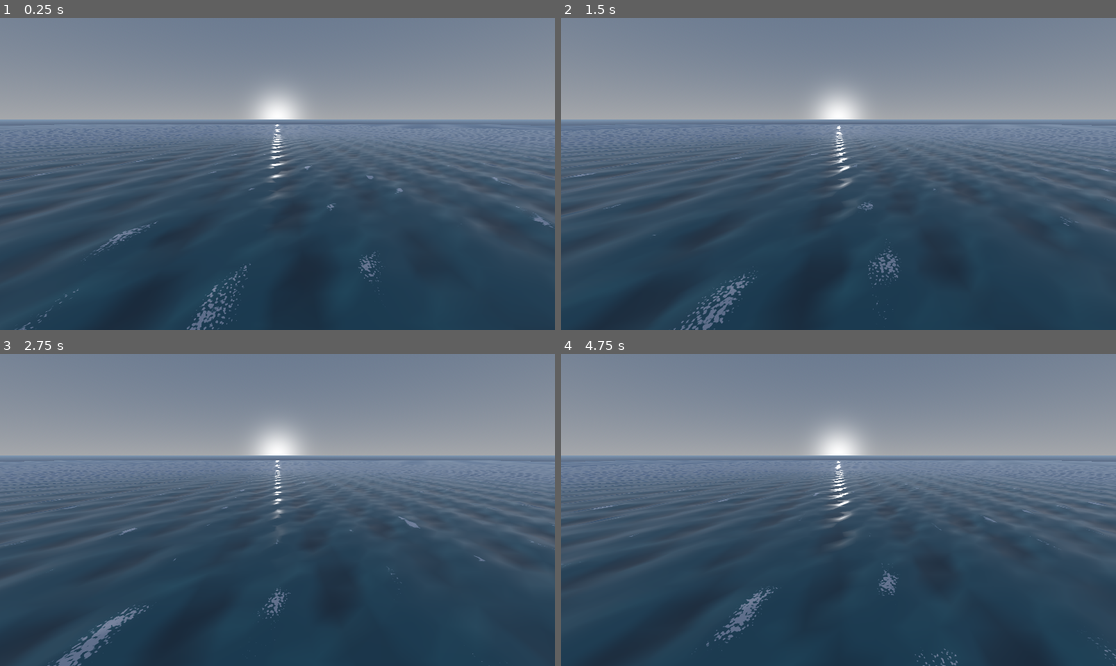
Above: before the commit, frames 1-4 (two rows, left to right).
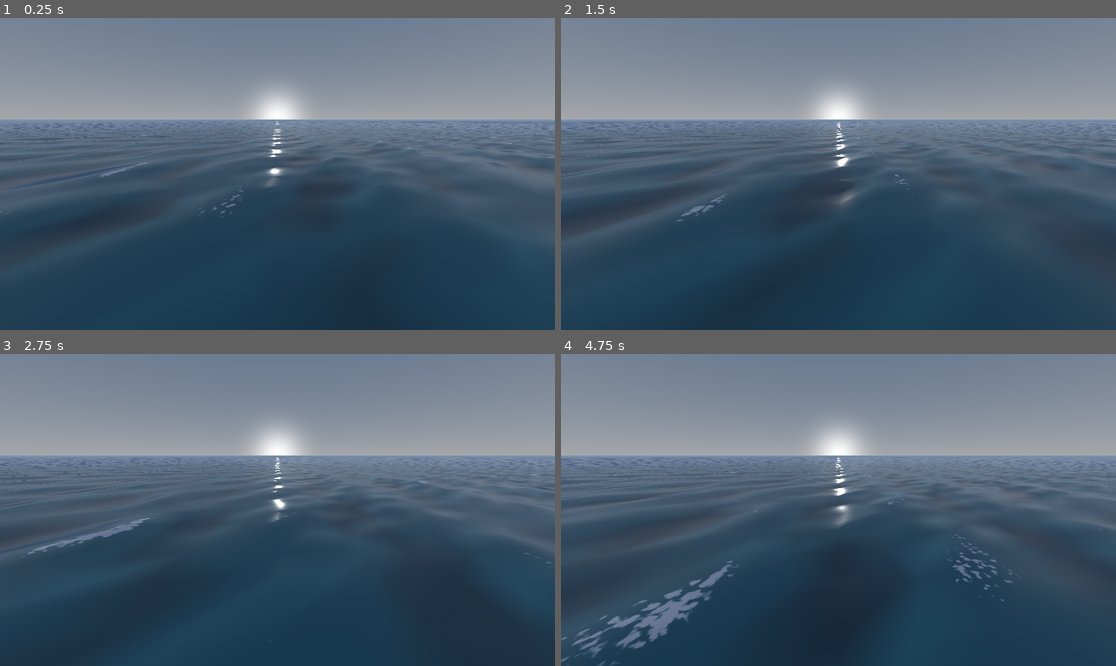
Above: after the commit, the same moments.

Repository: UrHighnez/ocean-simulation
Game: Godot game, scene res://world.tscn
The game is run twice, just before and just after one commit, with the same random seed, the same clock (stepped at 60 frames per second) and the same inputs.
Inputs:
- Up to frame 1 (0.25 s): no input
- Up to frame 2 (1.5 s): no input
- Up to frame 3 (2.75 s): no input
- Up to frame 4 (4.75 s): no input

The runs differ from the first frame. In frame 1, 3.7% of the frame differs, in the area x 0-100%, y 33-100%; in frame 2, 3.6%; in frame 3, 3.7%; in frame 4, 5.3%.

Commit message:
add phase warping

Diff:
--- a/ocean.gdshader
+++ b/ocean.gdshader
@@ -9,9 +9,9 @@
 uniform float deep_level = -0.05;
 uniform float time_scale = 0.1;
 
-uniform vec4 wave_a = vec4(0.5, 0.0, 0.1, 5.0);
-uniform vec4 wave_b = vec4(0.4, 0.3, 0.075, 3.0);
-uniform vec4 wave_c = vec4(-0.1, 0.15, 0.05, 2.0);
+uniform vec4 wave_a = vec4(5.1, 0.3, 1.7, 52);
+uniform vec4 wave_b = vec4(0.43, 0.31, 0.077, 3.1);
+uniform vec4 wave_c = vec4(-0.12, 0.13, 0.054, 2.3);
 
 uniform float fade_start = 30.0;
 uniform float fade_end = 80.0;
@@ -27,15 +27,15 @@
 varying float horizon_fade_var;
 varying vec2 world_xz_var;
 
-vec3 gerstner_wave(vec4 wave, vec3 p, float time, float multiplier) {
+vec3 gerstner_wave(vec4 wave, vec3 p, float time, float multiplier, float phase_offset) {
     float steepness = wave.z * multiplier;
     float wavelength = wave.w;
 
     float k = 2.0 * PI / wavelength;
     float c = sqrt(9.8 / k);
+    vec2 d = normalize(wave.xy);
 
-    vec2 d = normalize(wave.xy);
-    float f = k * (dot(d, p.xz) - c * time * time_scale);
+    float f = k * (dot(d, p.xz) - c * time * time_scale) + phase_offset;
     float a = steepness / k;
 
     return vec3(
@@ -45,32 +45,38 @@
     );
 }
 
-vec3 get_wave_displacement(vec3 p, float time, float multiplier) {
+vec3 get_wave_displacement(vec3 p, float time, float multiplier, float phase_offset) {
     vec3 d = vec3(0.0);
-    d += gerstner_wave(wave_a, p, time, multiplier);
-    d += gerstner_wave(wave_b, p, time, multiplier);
-    d += gerstner_wave(wave_c, p, time, multiplier);
+    // Wir multiplizieren die Zeit für Welle B und C minimal (z.B. * 1.1),
+    // damit sie nicht für immer synchron mit Welle A laufen.
+    d += gerstner_wave(wave_a, p, time, multiplier, phase_offset);
+    d += gerstner_wave(wave_b, p, time * 1.1, multiplier, phase_offset * 1.2);
+    d += gerstner_wave(wave_c, p, time * 0.9, multiplier, phase_offset * 1.5);
     return d;
 }
 
 void vertex() {
     vec3 world_pos = (MODEL_MATRIX * vec4(VERTEX, 1.0)).xyz;
-
-    // Wir speichern die unverschobenen Welt-Koordinaten für den Fragment-Shader
     world_xz_var = world_pos.xz;
 
     vec2 noise_uv = world_pos.xz * noise_scale + (TIME * 0.01);
     float noise_val = texture(wave_noise, noise_uv).r;
+
     float height_multiplier = mix(0.3, 1.5, noise_val);
 
-    vec3 displacement = get_wave_displacement(world_pos, TIME, height_multiplier);
+    // Wir wandeln den Noise (0.0 bis 1.0) in eine Verzerrung um (-0.5 bis 0.5)
+    // und multiplizieren sie z.B. mit 3.0, um die Rillen stark zu verbiegen.
+    float phase_warp = (noise_val - 0.5) * 3.0;
+
+    // Wir übergeben den Warp an die Verschiebungs-Berechnung
+    vec3 displacement = get_wave_displacement(world_pos, TIME, height_multiplier, phase_warp);
 
     float e = 0.1;
     vec3 px = world_pos + vec3(e, 0.0, 0.0);
     vec3 pz = world_pos + vec3(0.0, 0.0, e);
 
-    vec3 displacement_x = get_wave_displacement(px, TIME, height_multiplier);
-    vec3 displacement_z = get_wave_displacement(pz, TIME, height_multiplier);
+    vec3 displacement_x = get_wave_displacement(px, TIME, height_multiplier, phase_warp);
+    vec3 displacement_z = get_wave_displacement(pz, TIME, height_multiplier, phase_warp);
 
     vec3 p0 = world_pos + displacement;
     vec3 p1 = px + displacement_x;
--- a/water_material.tres
+++ b/water_material.tres
@@ -23,7 +23,7 @@
 shader_parameter/color_shallow = Color(0.14765078, 0.44243854, 0.5150507, 1)
 shader_parameter/color_foam = Color(0.9, 0.9, 0.95, 1)
 shader_parameter/horizon_color = Color(0.5, 0.6, 0.7, 1)
-shader_parameter/foam_level = 0.125
+shader_parameter/foam_level = 0.13
 shader_parameter/deep_level = -0.125
 shader_parameter/time_scale = 0.5
 shader_parameter/wave_a = Vector4(0.5, 0, 0.1, 5)
@@ -34,5 +34,5 @@
 shader_parameter/wave_noise = SubResource("NoiseTexture2D_6lqol")
 shader_parameter/noise_scale = 0.02
 shader_parameter/foam_noise = SubResource("NoiseTexture2D_mcwpg")
-shader_parameter/foam_noise_scale = 0.3
-shader_parameter/foam_distortion = 0.15
+shader_parameter/foam_noise_scale = 0.2
+shader_parameter/foam_distortion = 0.1
--- a/world.tscn
+++ b/world.tscn
@@ -20,7 +20,7 @@
 [node name="World" type="Node3D" unique_id=1617718502]
 
 [node name="Camera3D" type="Camera3D" parent="." unique_id=1378428987]
-transform = Transform3D(-1, 2.2626677e-08, -8.444391e-08, 0, 0.96592575, 0.258819, 8.742278e-08, 0.258819, -0.96592575, 0, 5, 0)
+transform = Transform3D(-1, 2.2626677e-08, -8.444391e-08, 0, 0.96592575, 0.258819, 8.742278e-08, 0.258819, -0.96592575, 0, 2, 0)
 
 [node name="DirectionalLight3D" type="DirectionalLight3D" parent="." unique_id=1183741791]
 
